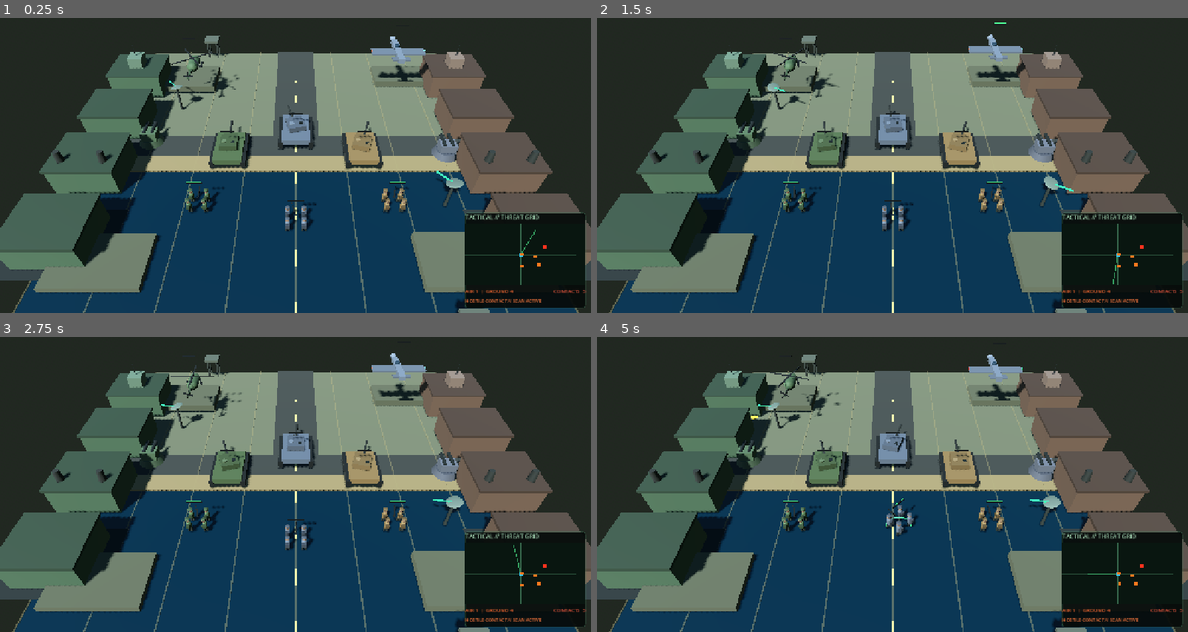
Above: before the commit, frames 1-4 (two rows, left to right).
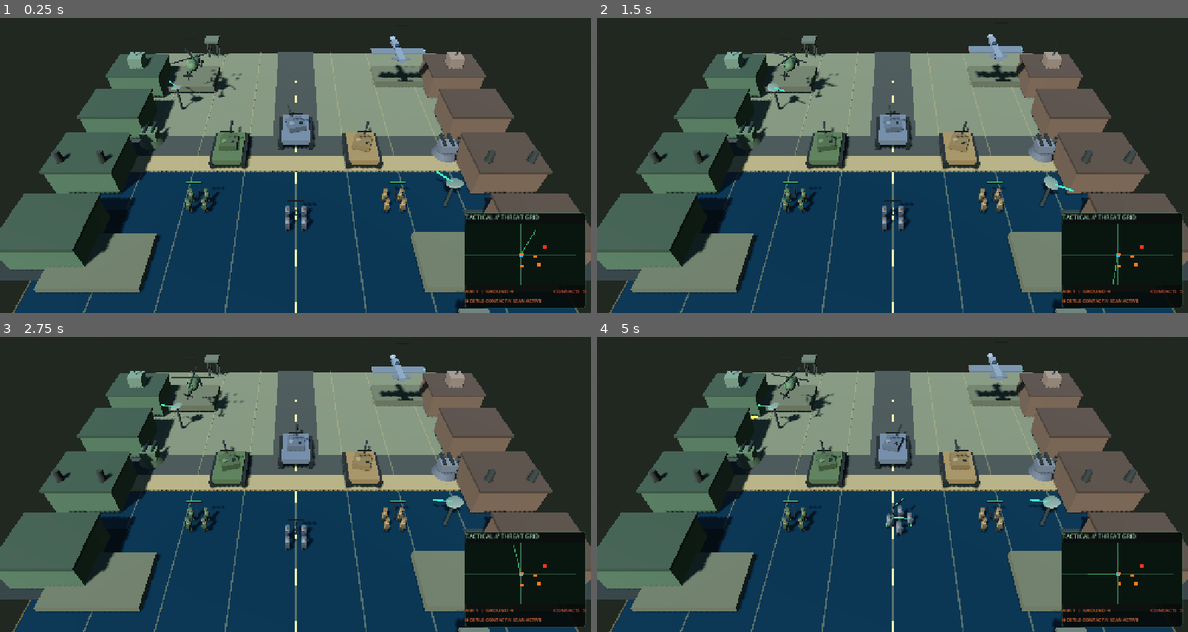
Above: after the commit, the same moments.

Repository: Jamalalbaroty/storm-generals-mobil
Game: Godot game, scene res://prototype_3d/battlefield_3d.tscn
Two runs of this game, one before a commit and one after it. Both use one fixed random seed, a clock stepped at 60 frames per second and the inputs below. This scene is started directly instead of the project's main scene.
Inputs (mouse positions are in pixels of both pictures, inside the frame that each line leads up to):
- Up to frame 1 (0.25 s): no input
- Up to frame 2 (1.5 s): move the mouse to (1022, 130) at 0.52 s; click (1022, 130) at 0.67 s; drag from (774, 162) to (862, 212) at 1.27 s
- Up to frame 3 (2.75 s): move the mouse to (354, 393) at 2.02 s; click (354, 393) at 2.17 s
- Up to frame 4 (5 s): drag from (862, 531) to (715, 416) at 2.77 s; move the mouse to (1069, 516) at 3.52 s; click (1069, 516) at 3.67 s; drag from (715, 416) to (803, 384) at 4.27 s

The runs differ from the first frame. In frame 1, 0.2% of the frame differs, in the area x 29-72%, y 6-27%; in frame 2, 0.2%; in frame 3, 0.4%; in frame 4, 0.5%, in the area x 29-73%, y 5-68%.

Commit message:
feat: add carrier deck patrol launch and recovery cycle

Diff:
--- a/prototype_3d/battlefield_3d.gd
+++ b/prototype_3d/battlefield_3d.gd
@@ -58,6 +58,8 @@
 var next_game_unit_sync_id := 1
 var naval_propellers: Array[Node3D] = []
 var naval_animation_clock := 0.0
+var carrier_aircraft: Array[Dictionary] = []
+var carrier_aircraft_clock := 0.0
 
 func _ready() -> void:
 	combat_fire_audio = _make_combat_audio(false)
@@ -85,6 +87,7 @@
 	_update_aircraft_animation(delta)
 	_update_naval_animation(delta)
 	_update_naval_combat(delta)
+	_update_carrier_air_operations(delta)
 	_update_air_defenses(delta)
 	_update_radar_network(delta)
 	_update_radar_hud(delta)
@@ -1267,6 +1270,76 @@
 		if is_instance_valid(attack_target) and attack_target == target:
 			attack_target = null
 		target.queue_free()
+
+func _update_carrier_air_operations(delta: float) -> void:
+	carrier_aircraft_clock += delta
+	# Launch a light visual patrol flight from each carrier at a measured interval.
+	for unit_key in game_unit_nodes.keys():
+		var carrier := game_unit_nodes[unit_key] as Node3D
+		if not is_instance_valid(carrier) or str(carrier.get_meta("unit_type", "")) != "carrier":
+			continue
+		var cooldown := maxf(0.0, float(carrier.get_meta("air_ops_cooldown", 0.0)) - delta)
+		carrier.set_meta("air_ops_cooldown", cooldown)
+		if cooldown <= 0.0:
+			_launch_carrier_aircraft(carrier)
+			carrier.set_meta("air_ops_cooldown", 14.0)
+	# Aircraft circle the carrier group briefly, then return to the flight deck.
+	for flight_index in range(carrier_aircraft.size() - 1, -1, -1):
+		var flight: Dictionary = carrier_aircraft[flight_index]
+		var aircraft := flight.get("node") as Node3D
+		var carrier := flight.get("carrier") as Node3D
+		if not is_instance_valid(aircraft) or not is_instance_valid(carrier):
+			if is_instance_valid(aircraft):
+				aircraft.queue_free()
+			carrier_aircraft.remove_at(flight_index)
+			continue
+		var age := float(flight.get("age", 0.0)) + delta
+		flight.age = age
+		var phase := float(flight.get("phase", 0.0)) + delta * 0.72
+		flight.phase = phase
+		var radius := 5.5 if age < 6.0 else lerpf(5.5, 1.2, clampf((age - 6.0) / 3.0, 0.0, 1.0))
+		var angle := phase + float(flight.get("lane", 0.0))
+		aircraft.global_position = carrier.global_position + Vector3(cos(angle) * radius, 4.8 + sin(phase * 2.0) * 0.18, sin(angle) * radius)
+		aircraft.rotation.y = -angle
+		if age >= 9.0:
+			aircraft.queue_free()
+			carrier_aircraft.remove_at(flight_index)
+		else:
+			carrier_aircraft[flight_index] = flight
+
+func _launch_carrier_aircraft(carrier: Node3D) -> void:
+	var aircraft := Node3D.new()
+	aircraft.name = "CarrierPatrolAircraft"
+	var fuselage := MeshInstance3D.new()
+	var fuselage_mesh := BoxMesh.new()
+	fuselage_mesh.size = Vector3(0.34, 0.22, 1.8)
+	fuselage.mesh = fuselage_mesh
+	fuselage.material_override = _make_armour_material(Color(0.48, 0.54, 0.55))
+	aircraft.add_child(fuselage)
+	var wings := MeshInstance3D.new()
+	var wings_mesh := BoxMesh.new()
+	wings_mesh.size = Vector3(2.0, 0.10, 0.48)
+	wings.mesh = wings_mesh
+	wings.position.z = 0.08
+	wings.material_override = _make_armour_material(Color(0.32, 0.39, 0.42))
+	aircraft.add_child(wings)
+	var tail := MeshInstance3D.new()
+	var tail_mesh := BoxMesh.new()
+	tail_mesh.size = Vector3(0.92, 0.08, 0.3)
+	tail.mesh = tail_mesh
+	tail.position.z = 0.68
+	tail.material_override = _make_armour_material(Color(0.32, 0.39, 0.42))
+	aircraft.add_child(tail)
+	add_child(aircraft)
+	aircraft.global_position = carrier.global_position + Vector3(0.0, 1.45, -3.0)
+	carrier_aircraft.append({
+		"node": aircraft,
+		"carrier": carrier,
+		"age": 0.0,
+		"phase": 0.0,
+		"lane": float(carrier.get_instance_id() % 7) * 0.72
+	})
+	_spawn_muzzle_flash(aircraft.global_position, 0.75)
 
 func _update_naval_animation(delta: float) -> void:
 	naval_animation_clock += delta
